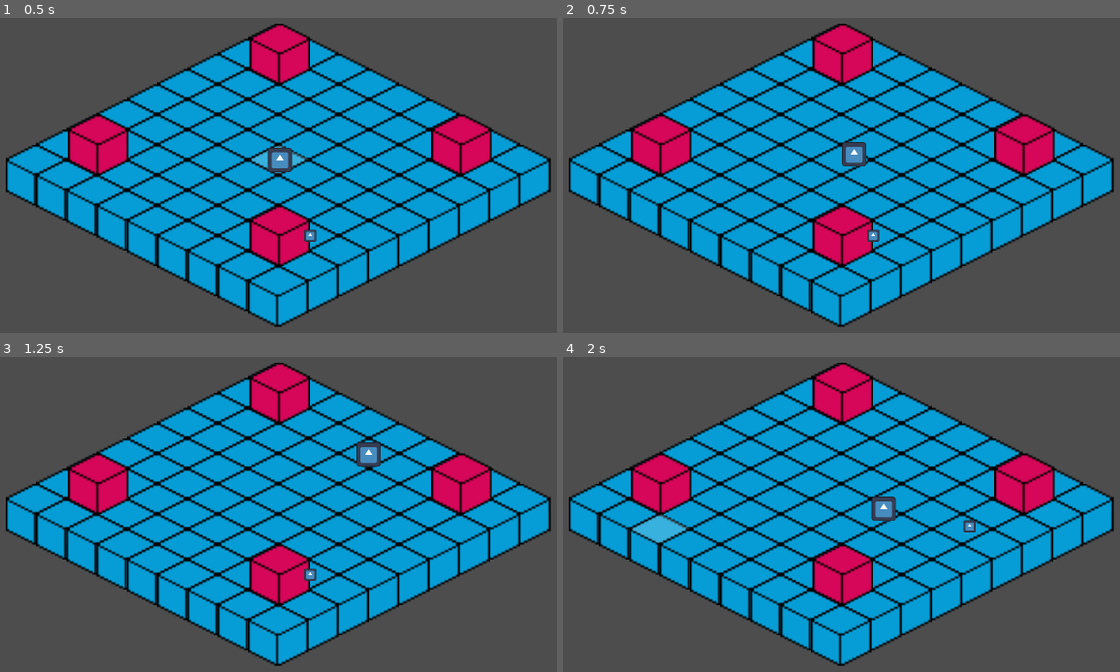
Above: before the commit, frames 1-4 (two rows, left to right).
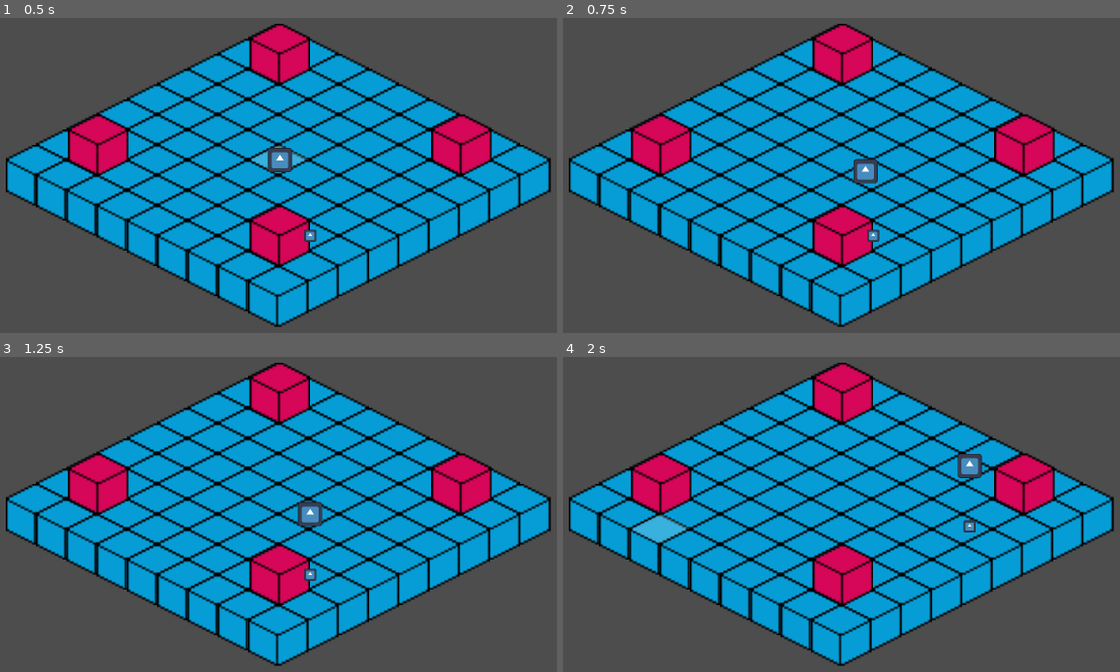
Above: after the commit, the same moments.

Repository: remimorvan/isometric-reverse-heist-simulator-2000
Game: Godot game, scene res://scenes/main.tscn
The game is run twice, just before and just after one commit, with the same random seed, the same clock (stepped at 60 frames per second) and the same inputs. The engine's default icon, where the game draws it, is replaced by a stand-in: a white triangle on a blue panel in a dark square.
Inputs (mouse positions are in pixels of both pictures, inside the frame that each line leads up to):
- Up to frame 1 (0.5 s): no input
- Up to frame 2 (0.75 s): tap Enter at 0.5 s; move the mouse to (1014, 128) at 0.52 s; tap T at 0.6 s; click (1014, 128) at 0.67 s
- Up to frame 3 (1.25 s): no input
- Up to frame 4 (2 s): move the mouse to (685, 530) at 1.27 s; tap T at 1.35 s; click (685, 530) at 1.42 s

Frame 1 is identical in both runs. In frame 2, 0.6% of the frame differs, in the area x 50-57%, y 39-53%; in frame 3, 0.7%; in frame 4, 0.7%, in the area x 55-76%, y 30-52%.

Commit message:
tour pour le joueur

Diff:
--- a/scenes/main.tscn
+++ b/scenes/main.tscn
@@ -20,7 +20,7 @@
 position = Vector2(16, 40)
 scale = Vector2(0.05, 0.05)
 
-[node name="Player" parent="TileMaps" instance=ExtResource("3_506sy")]
+[node name="Player" parent="TileMaps/GameObjectHandler" instance=ExtResource("3_506sy")]
 z_index = 1
 y_sort_enabled = true
 scale = Vector2(0.1, 0.1)
--- a/scripts/player.gd
+++ b/scripts/player.gd
@@ -4,11 +4,12 @@
 @export var arrival_threshold: float = 1.0 # Smaller threshold for precise center alignment
 
 var target_position: Vector2
+var selected_tile: Vector2
 var path: PackedVector2Array
 var is_moving: bool = false
 
-@onready var layer0: TileMapLayer = $"../Layer0"
-@onready var layer1: TileMapLayer = $"../Layer1"
+@onready var layer0: TileMapLayer = $"../../Layer0"
+@onready var layer1: TileMapLayer = $"../../Layer1"
 
 func _ready() -> void:
 	# Snap initial position to tile center
@@ -16,42 +17,64 @@
 	global_position = layer0.map_to_local(current_tile)
 	print("Player initial position (snapped to center): ", global_position)
 
-
+func use_new_path(new_path):
+	if not new_path.is_empty():
+		path = new_path
+		is_moving = true
+		target_position = path[0]
+		#print("Path acceptpathed, first target: ", target_position)
+		# Validate that target is different from current position
+		if target_position.distance_to(global_position) < arrival_threshold:
+			#print("Warning: First target too close to current position!")
+			_advance_to_next_target()
 
 func _unhandled_input(event: InputEvent) -> void:
 	if event is InputEventMouseButton and event.pressed:
 		if event.button_index == MOUSE_BUTTON_LEFT:
 			var click_pos = get_global_mouse_position()
-			print("\nNew movement requested")
-			print("From: ", global_position)
-			print("To: ", click_pos)
+			selected_tile = layer0.local_to_map(click_pos)
+			print("\nNew tile selected:", selected_tile)
 
-			# Convert world positions to tile coordinates
-			var start_tile = layer0.local_to_map(global_position)
-			var end_tile = layer0.local_to_map(click_pos)
-
-			var new_path = MovementUtils.get_path_to_tile(
-				start_tile,
-				end_tile,
-				layer0,
-				layer1
-			)
-
-			if not new_path.is_empty():
-				path = new_path
-				is_moving = true
-				target_position = path[0]
-				print("Path accepted, first target: ", target_position)
-				# Validate that target is different from current position
-				if target_position.distance_to(global_position) < arrival_threshold:
-					print("Warning: First target too close to current position!")
-					_advance_to_next_target()
-			else:
-				print("Path was empty, movement cancelled")
-
+			#var new_path = MovementUtils.get_path_to_tile(
+			#	start_tile,
+			#	end_tile,
+			#	layer0,
+			#	layer1
+			#)
+			#
+			#if not new_path.is_empty():
+			#	path = new_path
+			#	is_moving = true
+			#	target_position = path[0]
+			#	print("Path accepted, first target: ", target_position)
+			#	# Validate that target is different from current position
+			#	if target_position.distance_to(global_position) < arrival_threshold:
+			#		print("Warning: First target too close to current position!")
+			#		_advance_to_next_target()
+			#else:
+			#	print("Path was empty, movement cancelled")
 
 func _process(delta: float) -> void:
 	pass
+
+func play(tour_nb):
+	var start_tile = layer0.local_to_map(global_position)
+	var end_tile = selected_tile
+
+	var new_path = MovementUtils.get_path_to_tile(
+		start_tile,
+		end_tile,
+		layer0,
+		layer1
+	)
+
+	print(new_path)
+
+	use_new_path(new_path)
+
+
+func is_done() -> bool:
+	return not is_moving
 
 
 func _physics_process(delta: float) -> void:
